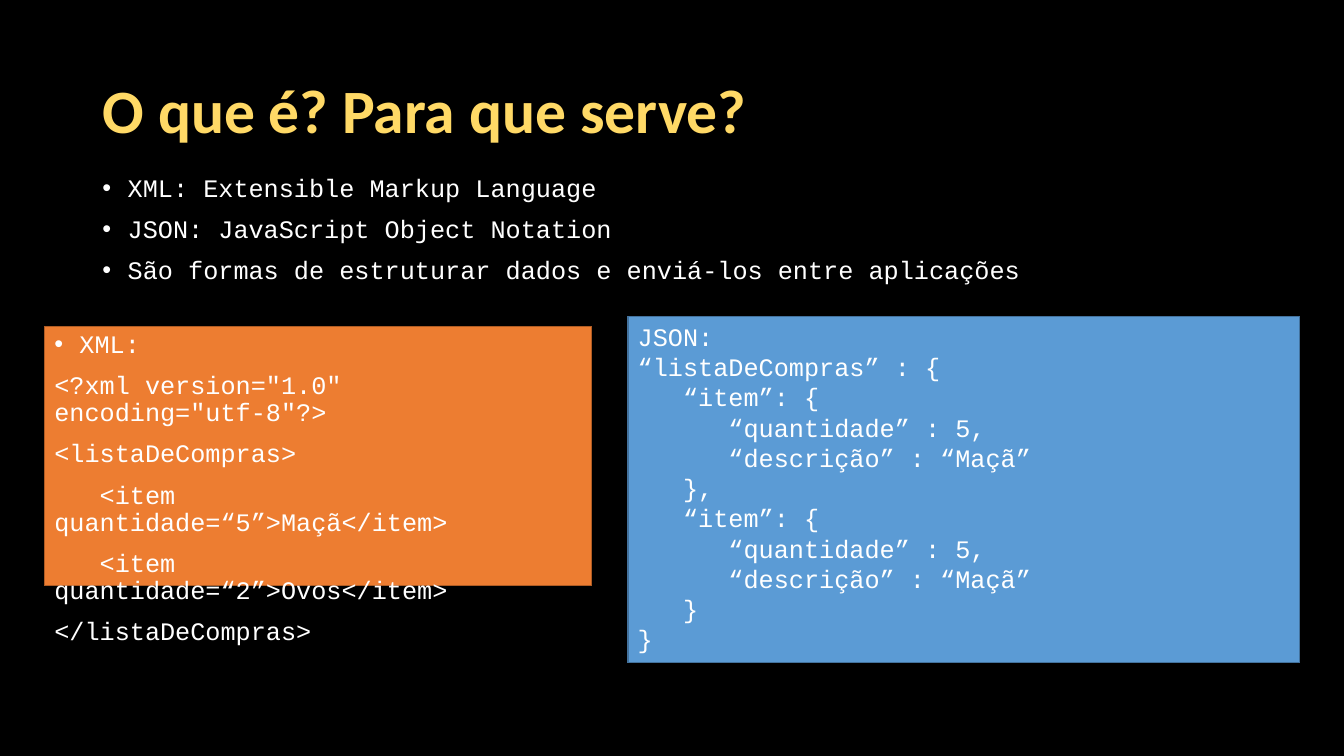
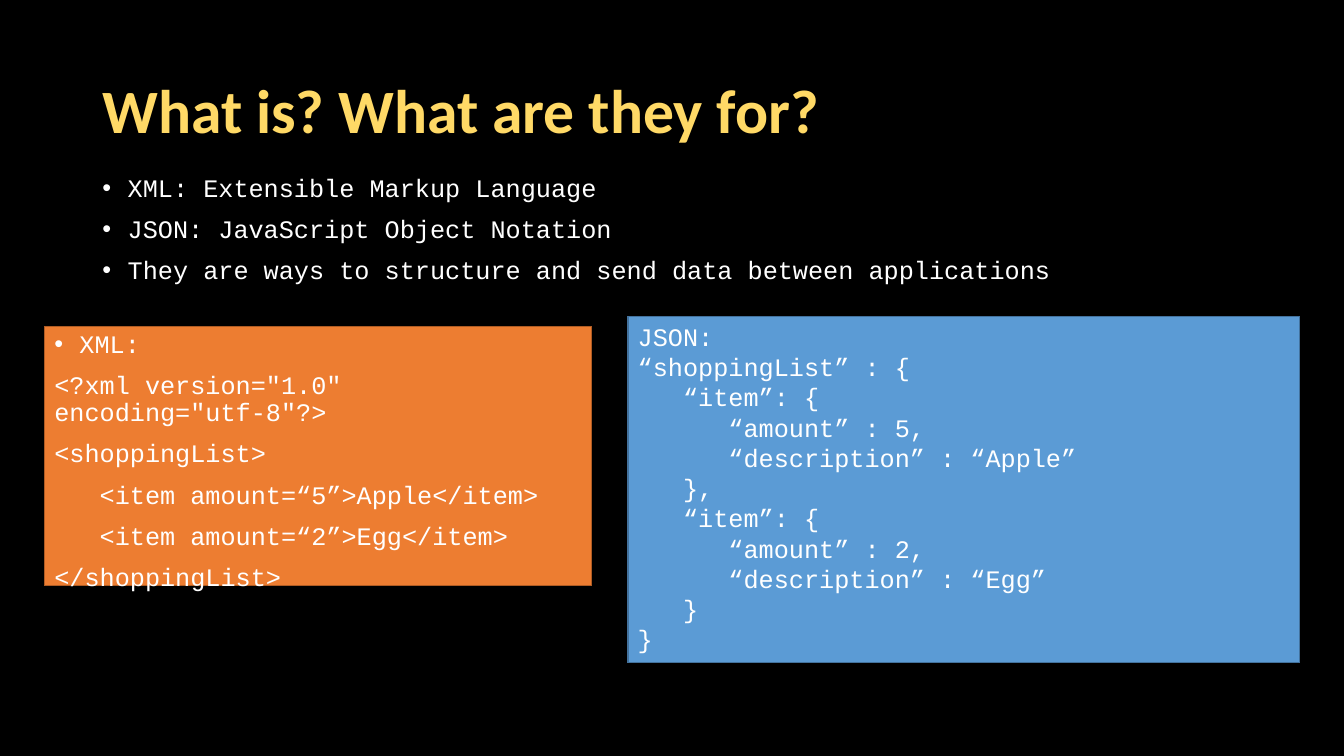
Before and after one commit to Java-Mooc/Advanced-Java, a slide deck: slide 2 of PPT/en/PPT3_-_JSON_XML_and_APIs.pptx. Drawn at 1344x756 pixels with LibreOffice and Linux fonts; fonts in the diff are those of the drawing. Boxes give left, top, right and bottom in pixels: in the first picture for what was removed or moved away, otherwise in the second. Text is boxed around its words. In the diff, an @@ line names an element or a change of style, - is before the commit and + after.

Commit message:
ppt4 done

```diff
--- a/PPT/en/PPT3_-_JSON_XML_and_APIs.pptx
+++ b/PPT/en/PPT3_-_JSON_XML_and_APIs.pptx
@@ title at <box>102,89,819,143</box>: text changed @@
-O que é? Para que serve?
+What is? What are they for?
@@ text at <box>128,261,1050,285</box>: text changed @@
-• São formas de estruturar dados e enviá-los entre aplicações
+• They are ways to structure and send data between applications
@@ text in rectangle at <box>638,358,850,381</box>: text changed @@
-“listaDeCompras” : {
+“shoppingList” : {
@@ text in rectangle at <box>728,418,1076,472</box>: text changed @@
-“quantidade” : 5,
-“descrição” : “Maçã”
+“amount” : 5,
+“description” : “Apple”
@@ text in rectangle at <box>54,444,538,595</box>: text changed @@
-<listaDeCompras>
-<item quantidade=“5”>Maçã</item>
-<item quantidade=“2”>Ovos</item>
-</listaDeCompras>
+<shoppingList>
+<item amount=“5”>Apple</item>
+<item amount=“2”>Egg</item>
+</shoppingList>
@@ text in rectangle at <box>728,539,1046,593</box>: text changed @@
-“quantidade” : 5,
-“descrição” : “Maçã”
+“amount” : 2,
+“description” : “Egg”
```
Also in this commit, not shown: 4 other slides changed, 31 other files.
